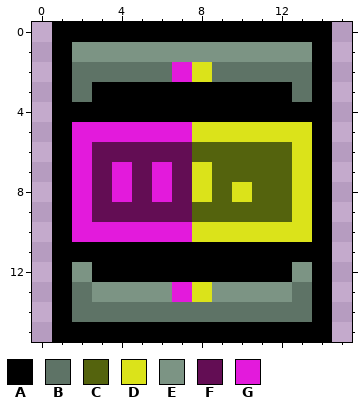
One commit to this pixel-art sprite: items/generic/crafting/atprk_krakothtextrho.png. Above is the file before it was changed.
The file is 16x16 pixels.
Palette (. is transparent): A #000000  B #5e7366  C #54630d  D #dbe31a  E #7c9484  F #630d54  G #e31adc
Pixels before, first column x 1:
 0 AAAAAAAAAAAAAA
 1 AEEEEEEEEEEEEA
 2 ABBBBBGDBBBBBA
 3 ABAAAAAAAAAABA
 4 AAAAAAAAAAAAAA
 5 AGGGGGGDDDDDDA
 6 AGFFFFFCCCCCDA
 7 AGFGFGFDCCCCDA
 8 AGFGFGFDCDCCDA
 9 AGFFFFFCCCCCDA
10 AGGGGGGDDDDDDA
11 AAAAAAAAAAAAAA
12 AEAAAAAAAAAAEA
13 ABEEEEGDEEEEBA
14 ABBBBBBBBBBBBA
15 AAAAAAAAAAAAAA
New version:
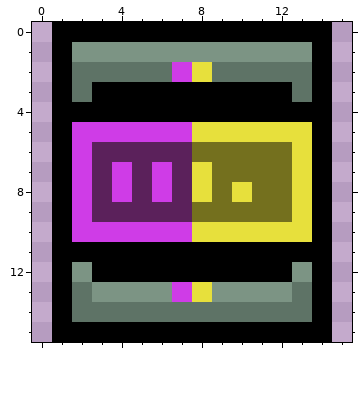
The edit:
colour C: #54630d -> #74701e
colour D: #dbe31a -> #e7e03c
colour F: #630d54 -> #5b215b
colour G: #e31adc -> #cf3ce7
